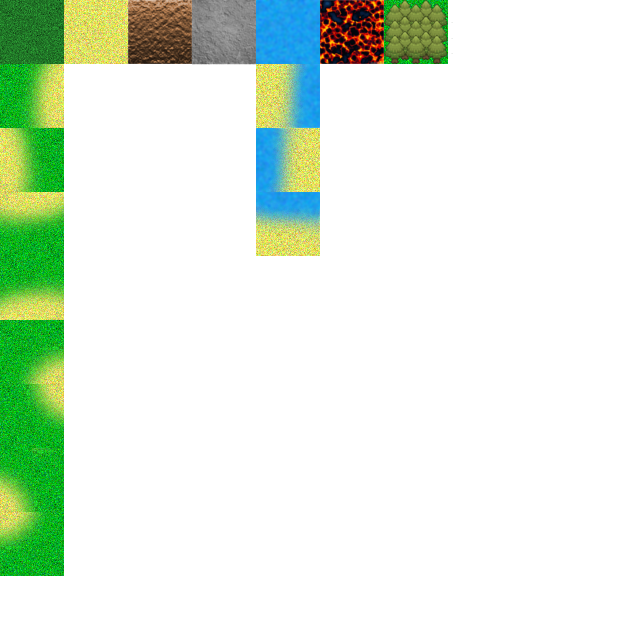
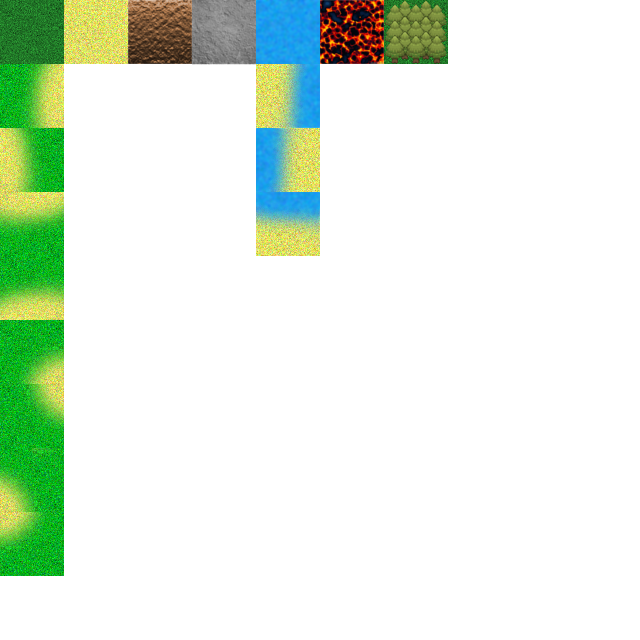
Layers edited between the first and the second w=640, h=640 image:
painted on "forest" over [0, 0, 453, 64]
